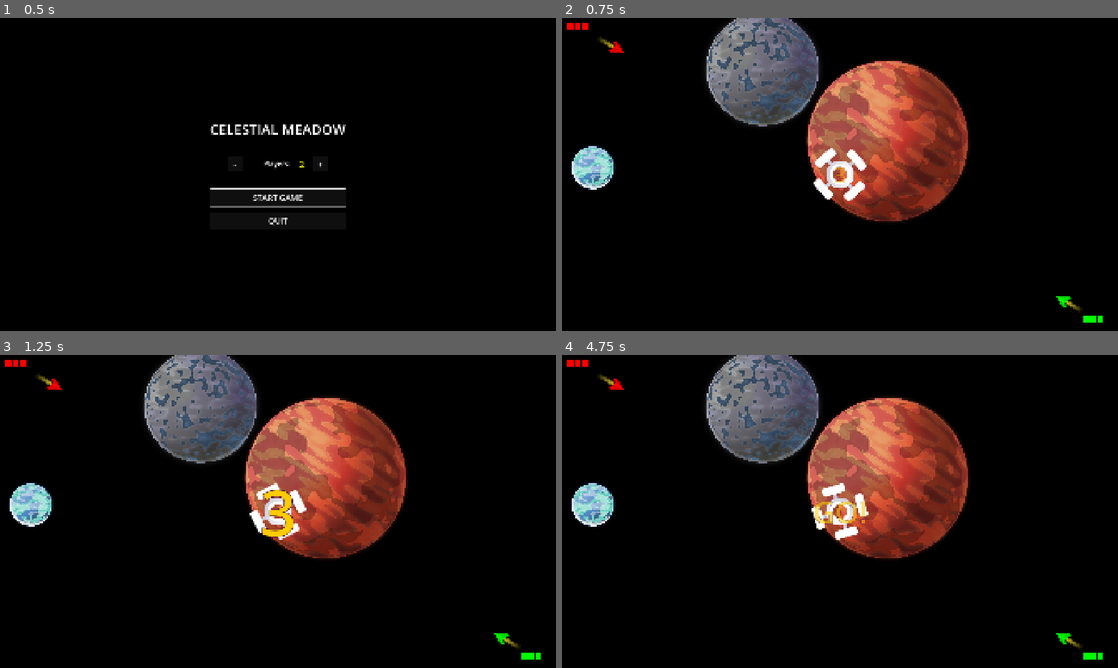
Above: before the commit, frames 1-4 (two rows, left to right).
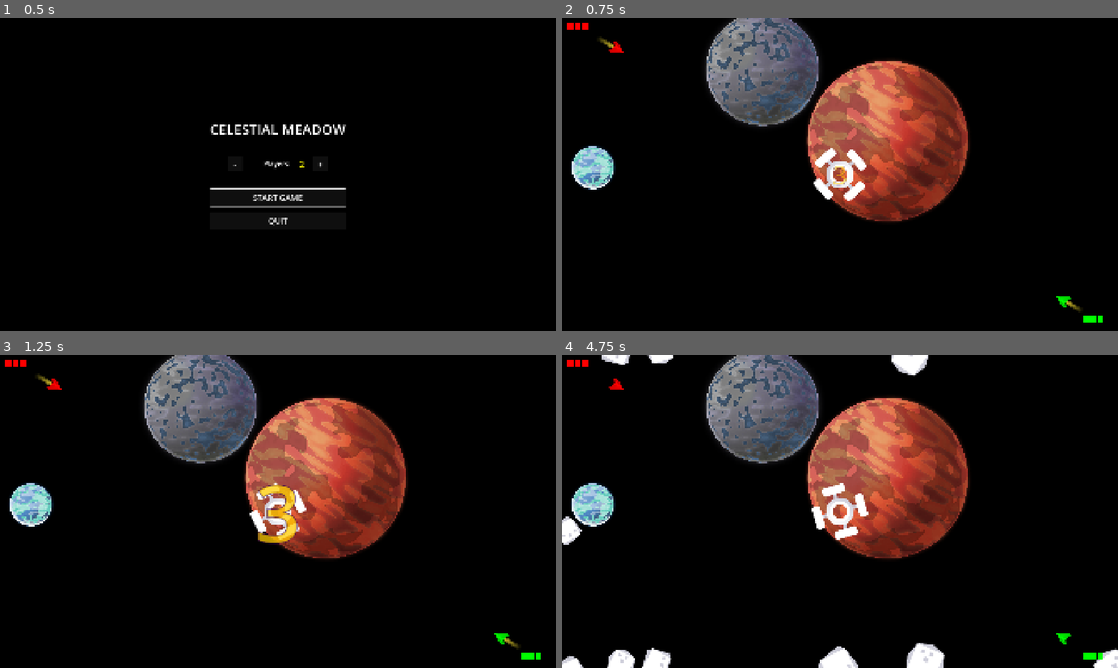
Above: after the commit, the same moments.

Repository: Teeohbee/CelestialMeadow
Game: Godot game, scene res://menu.tscn
Two runs of this game, one before a commit and one after it. Both use one fixed random seed, a clock stepped at 60 frames per second and the inputs below.
Inputs:
- Up to frame 1 (0.5 s): no input
- Up to frame 2 (0.75 s): click "START GAME" at 0.5 s
- Up to frame 3 (1.25 s): no input
- Up to frame 4 (4.75 s): no input

Frame 1 is identical in both runs. In frame 2, less than 0.1% of the frame differs, in the area x 48-52%, y 47-54%; in frame 3, 0.8%; in frame 4, 2.8%, in the area x 0-100%, y 0-100%.

Commit message:
Adjust countdown to medium speed (sweet spot)
Timing per number (split the difference):
- Zoom in: 0.8s (between 0.6s and 1.0s)
- Fade in: 0.4s (between 0.3s and 0.5s)
- Overshoot: 0.15s
- Hold time: 0.6s (between 0.5s and 0.8s)
- Fade out: 0.4s (between 0.3s and 0.5s)

Total per number: ~2 seconds
Full countdown: ~6 seconds

Balanced between being too fast and too slow!

Diff:
--- a/countdown.gd
+++ b/countdown.gd
@@ -31,21 +31,21 @@
 
 	var tween = create_tween()
 	tween.set_parallel(true)
-	# Scale up from small to large (zoom in effect) - much slower
-	tween.tween_property(countdown_label, "scale", Vector2(1.2, 1.2), 1.0).set_ease(Tween.EASE_OUT)
-	tween.tween_property(countdown_label, "modulate:a", 1.0, 0.5)
+	# Scale up from small to large (zoom in effect) - medium speed
+	tween.tween_property(countdown_label, "scale", Vector2(1.2, 1.2), 0.8).set_ease(Tween.EASE_OUT)
+	tween.tween_property(countdown_label, "modulate:a", 1.0, 0.4)
 
 	# Slight overshoot for impact
-	tween.chain().tween_property(countdown_label, "scale", Vector2(1.0, 1.0), 0.2)
+	tween.chain().tween_property(countdown_label, "scale", Vector2(1.0, 1.0), 0.15)
 
-	# Hold for much longer
-	await get_tree().create_timer(0.8).timeout
+	# Hold for medium duration
+	await get_tree().create_timer(0.6).timeout
 
-	# Fade out slower
+	# Fade out medium speed
 	var fade_tween = create_tween()
 	fade_tween.set_parallel(true)
-	fade_tween.tween_property(countdown_label, "scale", Vector2(1.5, 1.5), 0.5)
-	fade_tween.tween_property(countdown_label, "modulate:a", 0.0, 0.5)
+	fade_tween.tween_property(countdown_label, "scale", Vector2(1.5, 1.5), 0.4)
+	fade_tween.tween_property(countdown_label, "modulate:a", 0.0, 0.4)
 
 	await fade_tween.finished
 
